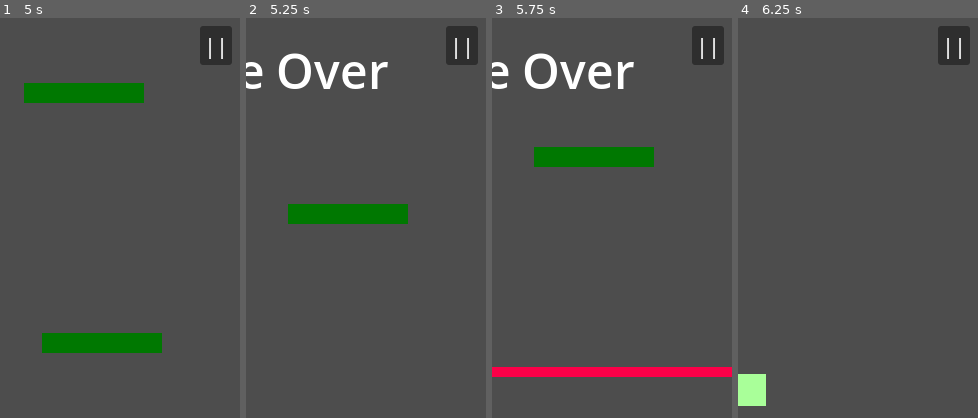
Above: before the commit, frames 1-4 (left to right).
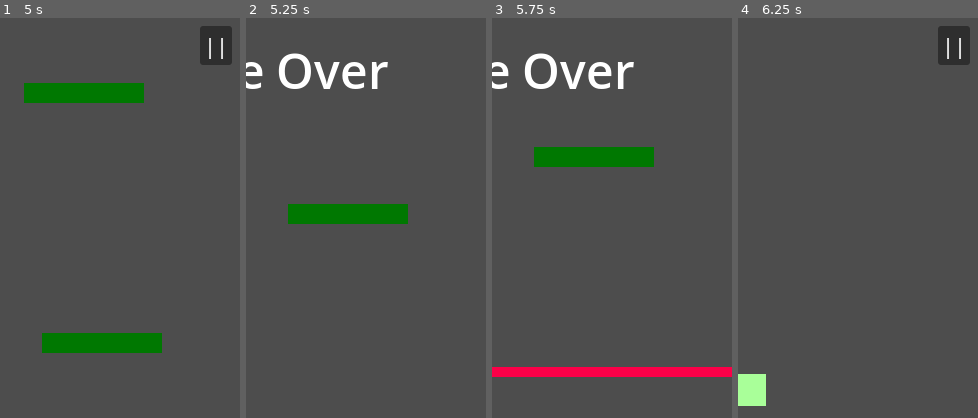
Above: after the commit, the same moments.

Repository: AlessandroDarie/VerticalPlatformer
Game: Godot game, scene res://main_menu.tscn
The game is run twice, just before and just after one commit, with the same random seed, the same clock (stepped at 60 frames per second) and the same inputs.
Inputs (mouse positions are % of the whole screen's width and height, from its top left):
- Up to frame 1 (5 s): click "Play" at 0.5 s; move the mouse to (72, 45) at 1.27 s; hold Right (ui_right) 1.28-2.78 s; click (72, 45) at 1.42 s; move the mouse to (30, 55) at 2.02 s; move the mouse to (60, 28) at 2.77 s; hold Left (ui_left) 2.78-3.53 s; move the mouse to (45, 70) at 3.52 s; hold Right (ui_right) from 3.53 s (still down); click (45, 70) at 3.67 s; move the mouse to (80, 65) at 4.27 s
- Up to frame 2 (5.25 s): move the mouse to (20, 35) at 5.02 s; release Right (ui_right) at 5.03 s; hold Left (ui_left) from 5.03 s (still down)
- Up to frame 3 (5.75 s): keep holding Left (ui_left)
- Up to frame 4 (6.25 s): release Left (ui_left) at 5.75 s; click "Restart" at 5.75 s
The pictures show only the part of the screen within x 48-98%, y 6-56%; the shares and areas given below are measured in that part.

Frame 1 is identical in both runs. In frame 2, 1.3% of the frame differs, in the area x 83-97%, y 2-12%; in frame 3, 1.3%; in frame 4, nothing differs.

Commit message:
Fixati bug di GameOver: disabilitato il pulsante pausa dopo la morte. Migliorata affidabilità del laser aumentando la hitbox verticale per gestire cadute ad alta velocità.

Diff:
--- a/Main.gd
+++ b/Main.gd
@@ -11,6 +11,9 @@
 func set_game_over():
 	is_game_over = true
 	Engine.time_scale = 1.0
+	if has_node("ScoreUI/Button (Pause)"):
+		$"ScoreUI/Button (Pause)".disabled = true
+		$"ScoreUI/Button (Pause)".visible = false
 
 func _process(delta):
 	if not is_game_over:
--- a/laser.tscn
+++ b/laser.tscn
@@ -3,7 +3,7 @@
 [ext_resource type="Script" uid="uid://bm2jejvopei78" path="res://Laser.gd" id="1_fn5yt"]
 
 [sub_resource type="RectangleShape2D" id="RectangleShape2D_oes6l"]
-size = Vector2(480, 10)
+size = Vector2(480, 150)
 
 [node name="Laser" type="Node2D"]
 script = ExtResource("1_fn5yt")
@@ -16,7 +16,7 @@
 [node name="Area2D" type="Area2D" parent="."]
 
 [node name="CollisionShape2D" type="CollisionShape2D" parent="Area2D"]
-position = Vector2(240, 6)
+position = Vector2(240, 75)
 shape = SubResource("RectangleShape2D_oes6l")
 
 [connection signal="body_entered" from="Area2D" to="." method="_on_area_2d_body_entered"]
--- a/main.tscn
+++ b/main.tscn
@@ -18,7 +18,6 @@
 script = ExtResource("1_272bh")
 
 [node name="GameOverUI" type="CanvasLayer" parent="."]
-visible = false
 script = ExtResource("6_7mycd")
 
 [node name="Label (GAME OVER)" type="Label" parent="GameOverUI"]
@@ -66,7 +65,6 @@
 
 [node name="PauseUI" type="CanvasLayer" parent="."]
 process_mode = 2
-visible = false
 script = ExtResource("3_4c57u")
 
 [node name="Label (Paused)" type="Label" parent="PauseUI"]
Not shown, changed: VerticalPlatformer.apk
Not shown, changed: VerticalPlatformer.apk.idsig
